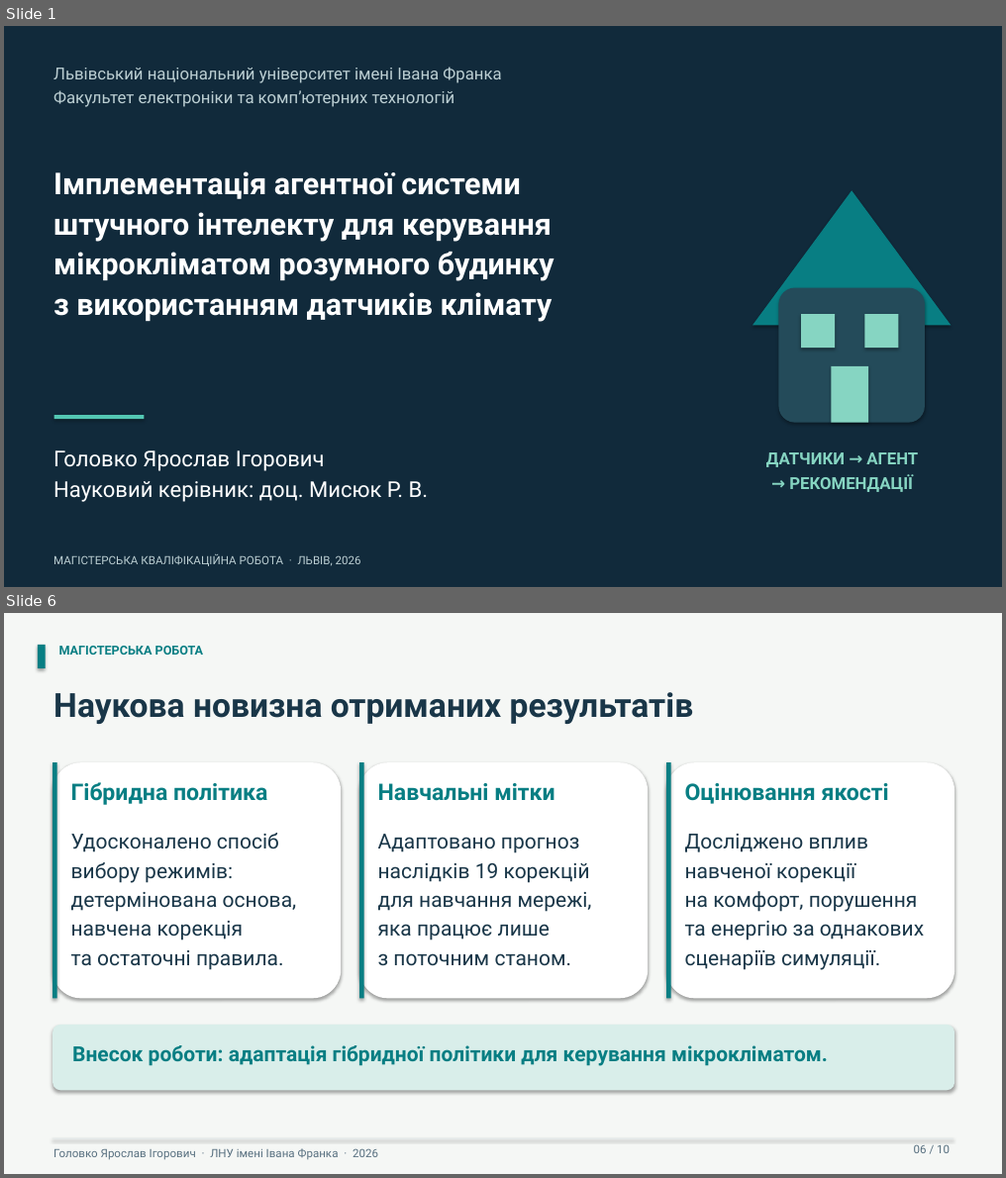
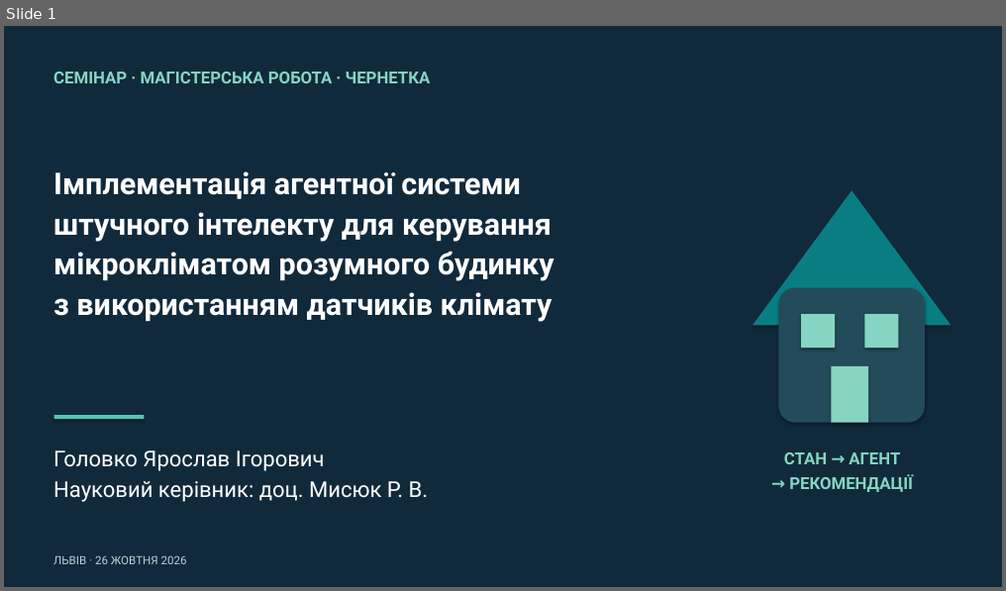
Before and after one commit to Lowckick/ai_house_model, a slide deck: docs/presentation/presentation.pptx. Shown one above the other, each under a label of ours: slides 1 and 6 before the commit, slide 1 after it; the slides between them are not shown. The pictures are 1006x1178 and 1006x591 pixels, drawn with LibreOffice and Linux fonts; fonts in the diff are those of the drawing. Boxes give left, top, right and bottom in pixels: in the first picture for what was removed or moved away, otherwise in the second. Text is boxed around its words. In the diff, an @@ line names an element or a change of style, - is before the commit and + after.

```diff
--- a/docs/presentation/presentation.pptx
+++ b/docs/presentation/presentation.pptx
@@ slide 6 removed at (4, 613, 1002, 1174), background #F5F7F5 @@
@@ rectangle removed at (38, 645, 46, 668) @@
@@ text removed at (59, 646, 203, 655) @@
-МАГІСТЕРСЬКА РОБОТА
@@ text removed at (54, 692, 694, 724) @@
-Наукова новизна отриманих результатів
@@ rounded rectangle removed at (53, 762, 341, 998) @@
@@ rectangle removed at (53, 762, 57, 998) @@
@@ text removed at (71, 782, 267, 805) @@
-Гібридна політика
@@ rounded rectangle removed at (359, 762, 648, 998) @@
@@ rectangle removed at (359, 762, 364, 998) @@
@@ text removed at (378, 783, 554, 801) @@
-Навчальні мітки
@@ rounded rectangle removed at (666, 762, 954, 998) @@
@@ rectangle removed at (666, 762, 671, 998) @@
@@ text removed at (685, 783, 889, 804) @@
-Оцінювання якості
@@ text removed at (71, 833, 297, 970) @@
-Удосконалено спосіб
-вибору режимів:
-детермінована основа,
-навчена корекція
-та остаточні правила.
@@ text removed at (378, 834, 592, 966) @@
-Адаптовано прогноз
-наслідків 19 корекцій
-для навчання мережі,
-яка працює лише
-з поточним станом.
@@ text removed at (685, 834, 924, 970) @@
-Досліджено вплив
-навченої корекції
-на комфорт, порушення
-та енергію за однакових
-сценаріїв симуляції.
@@ rounded rectangle removed at (53, 1025, 954, 1090) @@
@@ text removed at (72, 1046, 828, 1066) @@
-Внесок роботи: адаптація гібридної політики для керування мікрокліматом.
@@ rectangle removed at (53, 1139, 953, 1140) @@
@@ text removed at (914, 1145, 949, 1154) @@
-06 / 10
@@ text removed at (54, 1149, 378, 1160) @@
-Головко Ярослав Ігорович · ЛНУ імені Івана Франка · 2026
@@ slide 1 changed as well @@
@@ text at (54, 72, 431, 83): text changed; text colour #BCCFD3 to #86D5C2; bold on @@
-Львівський національний університет імені Івана Франка
-Факультет електроніки та комп’ютерних технологій
+СЕМІНАР · МАГІСТЕРСЬКА РОБОТА · ЧЕРНЕТКА
@@ text at (784, 453, 900, 465): text changed @@
-ДАТЧИКИ → АГЕНТ
+СТАН → АГЕНТ
@@ text at (54, 556, 187, 565): text changed @@
-МАГІСТЕРСЬКА КВАЛІФІКАЦІЙНА РОБОТА · ЛЬВІВ, 2026
+ЛЬВІВ · 26 ЖОВТНЯ 2026
```
Also in this commit, not shown: 2 other slides changed, 7 slides added, 6 other slides removed, 10 other files.
